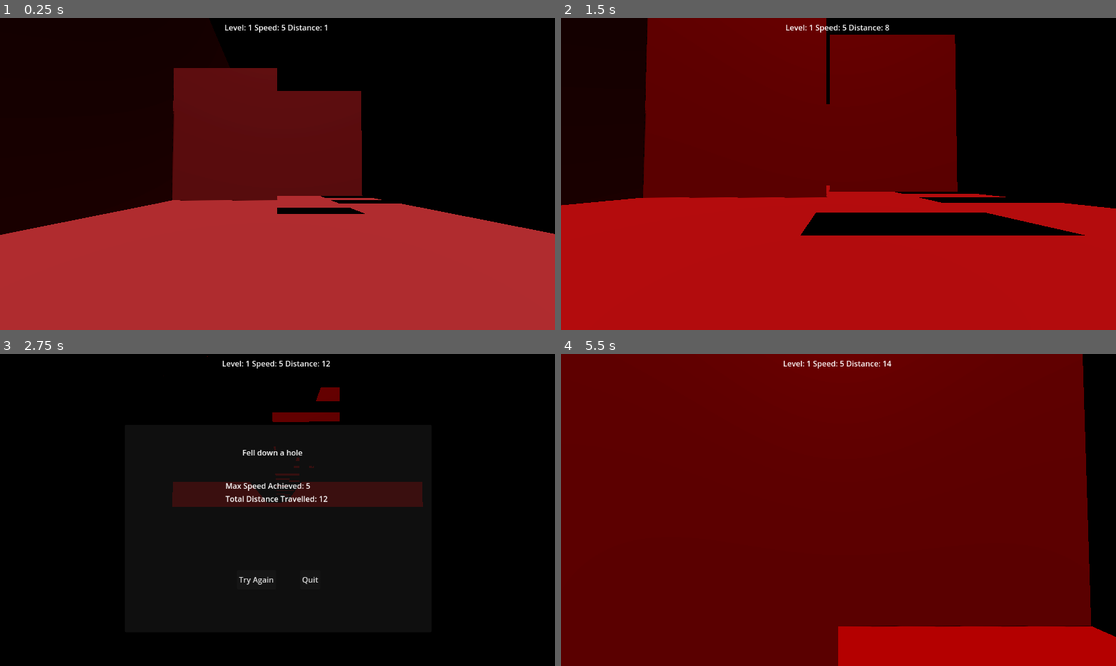
Above: before the commit, frames 1-4 (two rows, left to right).
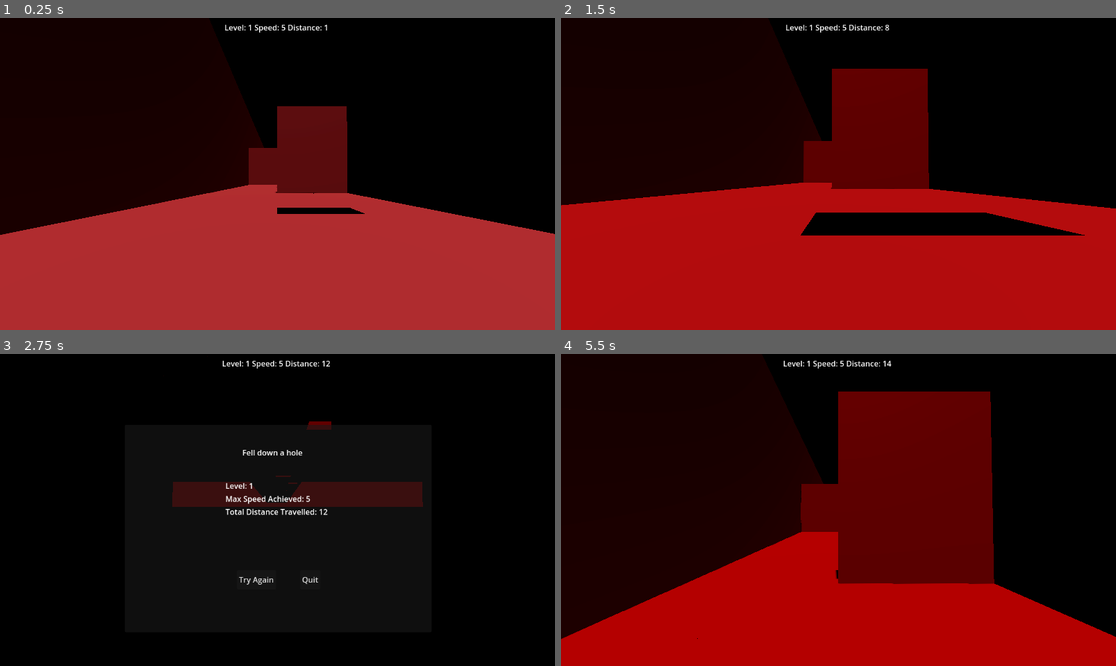
Above: after the commit, the same moments.

Repository: finalsabbath/3d-runner
Game: Godot game, scene res://scenes/world.tscn
Two runs of this game, one before a commit and one after it. Both use one fixed random seed, a clock stepped at 60 frames per second and the inputs below.
Inputs:
- Up to frame 1 (0.25 s): no input
- Up to frame 2 (1.5 s): hold Right (move_right) 0.53-1.28 s; tap Ctrl (slide) at 0.6, 1.35 s; tap Space (jump) at 0.77 s; hold Down (ui_down) from 1.28 s (still down)
- Up to frame 3 (2.75 s): tap Space (jump) at 1.52 s; release Down (ui_down) at 2.03 s; hold Right (move_right) from 2.03 s (still down); tap Ctrl (slide) at 2.1 s
- Up to frame 4 (5.5 s): release Right (move_right) at 2.75 s; click "Try Again" at 2.75 s; hold Up (ui_up) 3.53-4.28 s; tap Ctrl (slide) at 3.6, 4.35, 5.1 s; tap Space (jump) at 3.77, 4.52, 5.27 s; hold Left (move_left) from 4.28 s (still down)

The runs differ from the first frame. In frame 1, 9.1% of the frame differs, in the area x 30-72%, y 16-60%; in frame 2, 23%; in frame 3, 1.3%; in frame 4, 71%, in the area x 0-96%, y 0-100%.

Commit message:
make number of pits or obstacles increase based on level

Diff:
--- a/3d-runner/scenes/terrain_controller.gd
+++ b/3d-runner/scenes/terrain_controller.gd
@@ -4,8 +4,6 @@
 const TERRAIN_LENGTH: int = 16
 const TERRAIN_WIDTH: int = 16
 const VELOCITY_MULT: int = 10
-const MAX_OBSTACLES: int = 3
-const MAX_PITS: int = 3
 const STARTER_BLOCKS: int = 1
 
 var count_starter_blocks = 0
@@ -69,7 +67,7 @@
 
 func _add_obstacles(block: Node3D) -> void:
 	_add_pits(block)
-	for i in range(MAX_OBSTACLES):
+	for i in range((GameStats.current_level*2)+1):
 		var new_obstacle = Obstacles.pick_random().instantiate()
 		new_obstacle.position.x = _get_obstacle_position(new_obstacle.type)
 		new_obstacle.position.z += i * 4
@@ -78,7 +76,7 @@
 
 
 func _add_pits(block: Node3D) -> void:
-	for i in range(MAX_PITS):
+	for i in range((GameStats.current_level*2)+1):
 		var remove = randi_range(0,15)
 		var panels = block.get_children()
 		panels[remove].queue_free()
--- a/3d-runner/scenes/ui.gd
+++ b/3d-runner/scenes/ui.gd
@@ -5,6 +5,7 @@
 @onready var speed: Label = %Speed
 @onready var max_speed: Label = $EndScreen/VBoxContainer/MaxSpeed
 @onready var total_distance: Label = $EndScreen/VBoxContainer/TotalDistance
+@onready var level: Label = $EndScreen/VBoxContainer/Level
 @onready var end_screen: Panel = $EndScreen
 @onready var end_reason: Label = %EndReason
 @onready var label: Label = $HBoxContainer/Label
@@ -24,6 +25,7 @@
 	print("retry button")
 	get_tree().paused = false
 	end_screen.hide()
+	GameStats.current_level = 0
 	EventBus.retry.emit()
 
 func _on_quit_pressed() -> void:
@@ -33,4 +35,5 @@
 	end_reason.text = reason
 	max_speed.text = "Max Speed Achieved: " + str(snappedi(GameStats.terrain_velocity,1))
 	total_distance.text = "Total Distance Travelled: " +  str(snappedi(GameStats.distance,1))
+	level.text = "Level: " + str(GameStats.current_level+1)
 	end_screen.show()
--- a/3d-runner/scenes/ui.tscn
+++ b/3d-runner/scenes/ui.tscn
@@ -53,6 +53,10 @@
 offset_right = 249.0
 offset_bottom = 155.0
 
+[node name="Level" type="Label" parent="EndScreen/VBoxContainer"]
+layout_mode = 2
+text = "Level: 0"
+
 [node name="MaxSpeed" type="Label" parent="EndScreen/VBoxContainer"]
 layout_mode = 2
 text = "Max Speed Achieved: 0"
